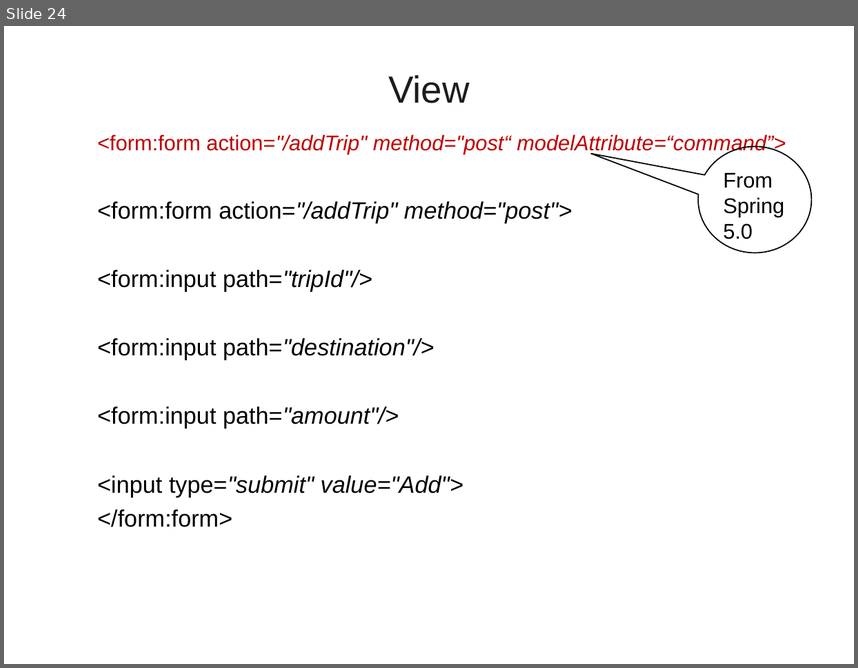
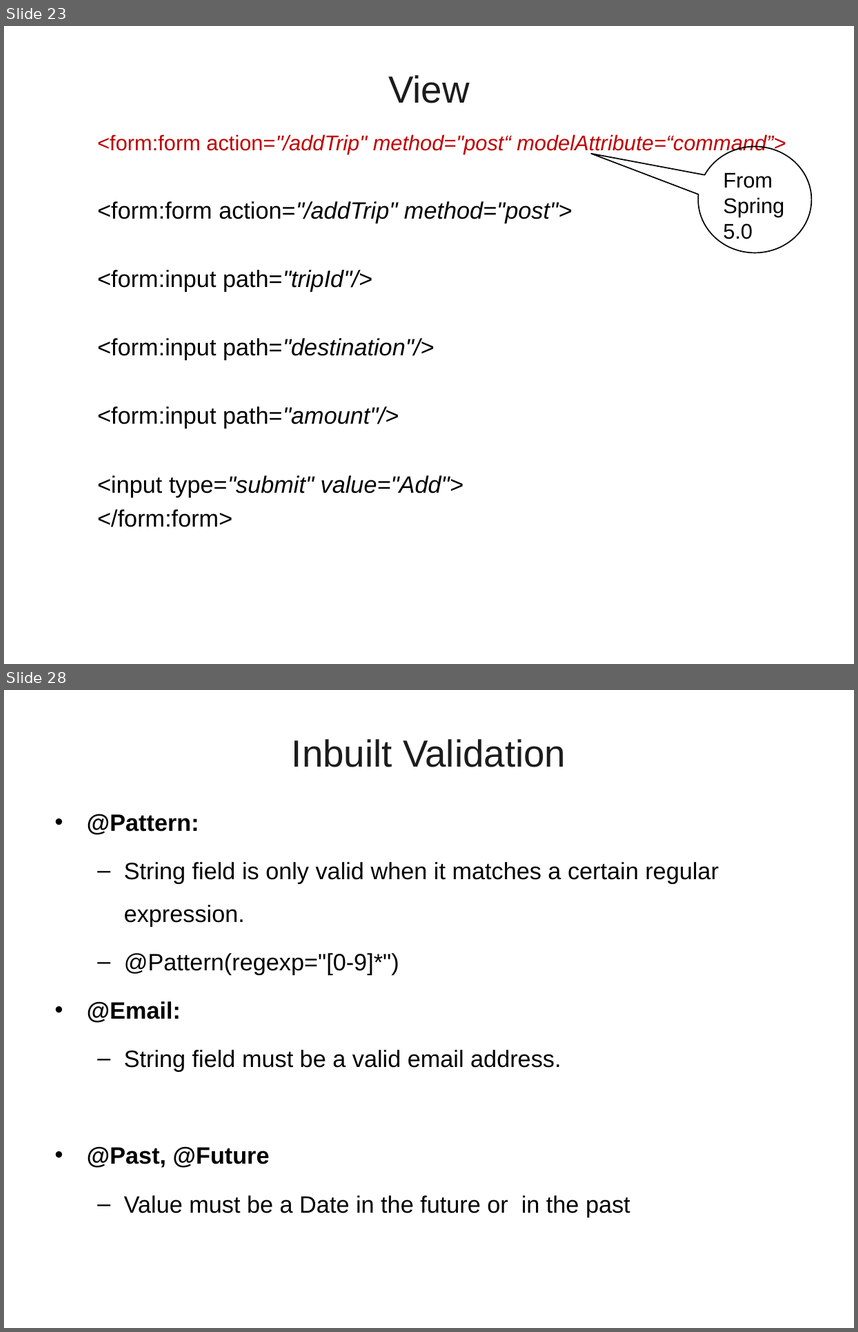
Before and after one commit to vatsanTraining/freshers_dec_2021, a slide deck: SpringBoot_MVC.ppt. Shown one above the other, each under a label of ours: slide 24 before the commit, slides 23 and 28 after it; the slides between them are not shown. The pictures are 858x668 and 858x1332 pixels, drawn with LibreOffice and Linux fonts; fonts in the diff are those of the drawing; background and template pictures are left out. Boxes give left, top, right and bottom in pixels: in the first picture for what was removed or moved away, otherwise in the second. Text is boxed around its words. In the diff, an @@ line names an element or a change of style, - is before the commit and + after.

```diff
--- a/SpringBoot_MVC.ppt
+++ b/SpringBoot_MVC.ppt
@@ slide 28 added at (x1=4, y1=690, x2=854, y2=1328), background picture (left out) @@
@@ title added at (x1=292, y1=739, x2=566, y2=767), 32 pt, text #1C1C1C @@
+Inbuilt Validation
@@ text added at (x1=87, y1=814, x2=719, y2=1216), 20 pt, text #000000 @@
+• @Pattern:
+  – String field is only valid when it matches a certain regular expression.
+  – @Pattern(regexp="[0-9]*")
+• @Email:
+  – String field must be a valid email address.
+• @Past, @Future
+  – Value must be a Date in the future or in the past
@@ what was slide 24 is now slide 23 @@
```
Also in this commit, not shown: 3 slides changed, 9 other slides added.
